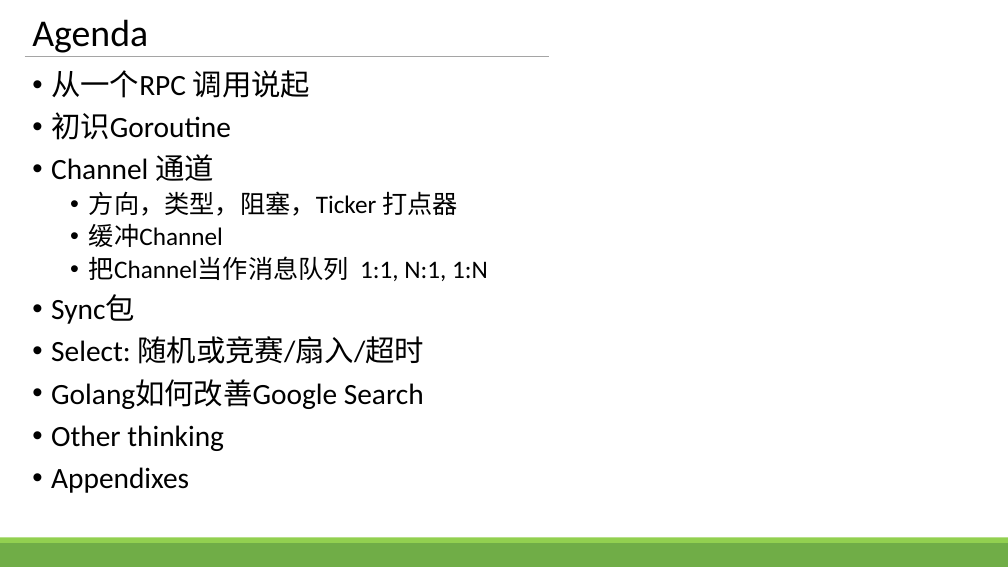
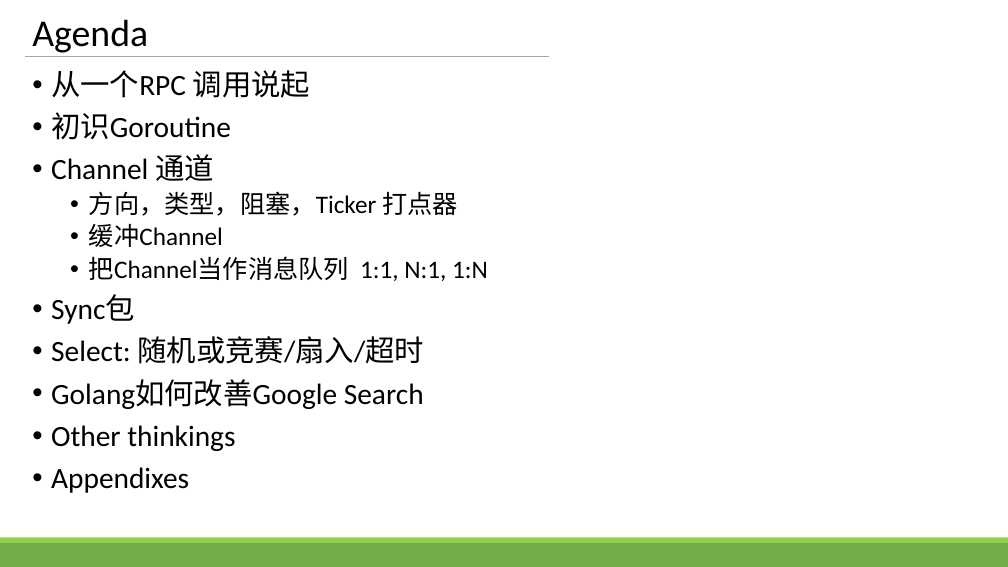
Before and after one commit to zhengbr2/sharing, a slide deck: slide 2 of GolangConcurency.pptx. Drawn at 1008x567 pixels with LibreOffice and Linux fonts; fonts in the diff are those of the drawing. Boxes give left, top, right and bottom in pixels: in the first picture for what was removed or moved away, otherwise in the second. Text is boxed around its words. In the diff, an @@ line names an element or a change of style, - is before the commit and + after.

```diff
--- a/GolangConcurency.pptx
+++ b/GolangConcurency.pptx
@@ text at (51, 425, 235, 451): text changed @@
-• Other thinking
+• Other thinkings
```
Also in this commit, not shown: 1 other slide changed, 2 slides added.
